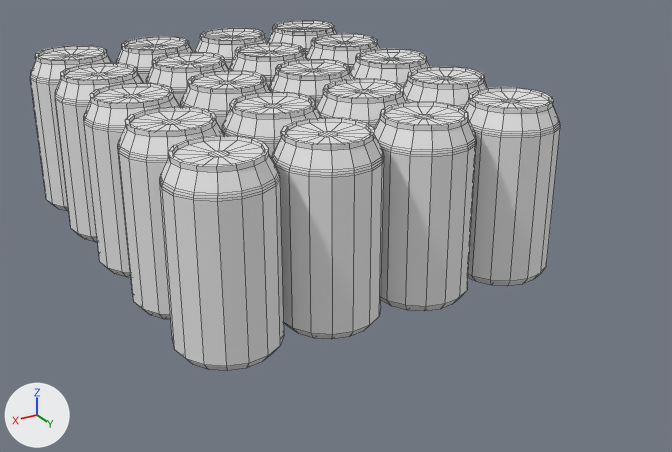
Before and after pictures for a commit that changed the FBX model Assets/Prefabs/Base/Cuarta Tanda/LataCoca 355ML.fbx.
Before and after are seen from a 50 mm camera at (0.248, 0.461, 0.237) aimed at (-0.013, 0.026, 0.02). Lighting does not change. The marker at lower left points along +X, +Y and +Z. Mesh edges are drawn as thin lines. Where no turn or scale is listed for an object, it has been applied to the vertices.

The scene before the commit, as lines of its bpy script (objects in view):
```python
me_cylinder_013 = bpy.data.meshes.new('Cylinder.013')
me_cylinder_013.from_pydata(...)  # 176 vertices, 174 faces; spans x 0.0594..0.1143, y -0.1108..-0.0559, z 0.0..0.102
me_cylinder_014 = bpy.data.meshes.new('Cylinder.014')
me_cylinder_014.from_pydata(...)  # 176 vertices, 174 faces; spans x 0.0594..0.1143, y 0.0037..0.0586, z 0.0..0.102
me_cylinder_020 = bpy.data.meshes.new('Cylinder.020')
me_cylinder_020.from_pydata(...)  # 176 vertices, 174 faces; spans x 0.002..0.0569, y -0.1108..-0.0559, z 0.0..0.102
ob_cylinder_012 = bpy.data.objects.new('Cylinder.012', me_cylinder_013)
ob_cylinder_012.location = (0.0, 0.0, 0.0)
ob_cylinder_013 = bpy.data.objects.new('Cylinder.013', me_cylinder_014)
ob_cylinder_013.location = (0.0, 0.0, 0.0)
ob_cylinder_019 = bpy.data.objects.new('Cylinder.019', me_cylinder_020)
ob_cylinder_019.location = (0.0, 0.0, 0.0)
# also in view: 'Cylinder.006' at (-0.028, 0.089, 0.051); 'Cylinder.020' at (0.029, -0.141, 0.051); 'Cylinder.018' at (0.029, 0.031, 0.051); 'Cylinder.011' at (0.087, -0.141, 0.051); 'Cylinder.008' at (-0.028, 0.031, 0.051)
```
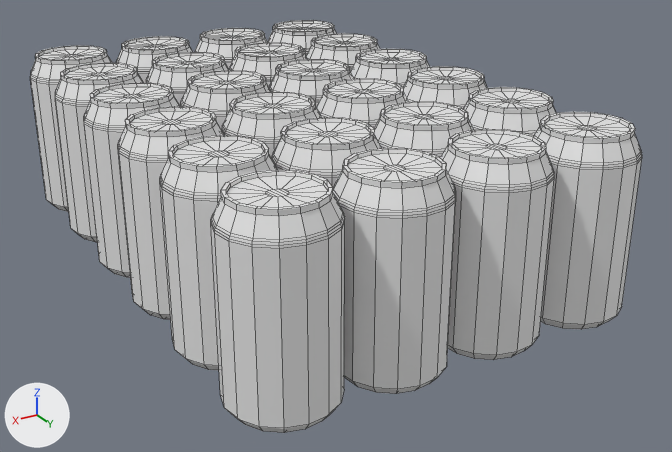
Where the change shows, as pixel boxes (x1, y1, x2, y2) in the pictures (672 x 452 px):
```json
{"object": "Cylinder.022", "change": "added", "after": [211, 170, 345, 433]}
{"object": "Cylinder.021", "change": "added", "after": [333, 148, 456, 394]}
{"object": "Cylinder.023", "change": "added", "after": [440, 129, 554, 360]}
{"object": "Cylinder.024", "change": "added", "after": [534, 112, 642, 329]}
{"object": "Cylinder.016", "change": "unchanged, covered by the edit", "before": [272, 117, 384, 339], "after": [272, 117, 381, 188]}
{"object": "Cylinder.006", "change": "unchanged, covered by the edit", "before": [374, 101, 476, 311], "after": [374, 101, 473, 157]}
{"object": "Cylinder.005", "change": "unchanged, covered by the edit", "before": [463, 87, 560, 286], "after": [463, 87, 556, 136]}
```

The change, as JSON lines over the scene's bpy script:
```json
{"op": "add", "block": "me_cylinder_006", "code": ["me_cylinder_006 = bpy.data.meshes.new('Cylinder.006')", "me_cylinder_006.from_pydata(...)  # 176 vertices, 174 faces; spans x 0.002..0.0569, y 0.1182..0.1731, z 0.0..0.102"]}
{"op": "add", "block": "me_cylinder_023", "code": ["me_cylinder_023 = bpy.data.meshes.new('Cylinder.023')", "me_cylinder_023.from_pydata(...)  # 176 vertices, 174 faces; spans x -0.0551..-0.0002, y 0.1182..0.1731, z 0.0..0.102"]}
{"op": "add", "block": "me_cylinder_022", "code": ["me_cylinder_022 = bpy.data.meshes.new('Cylinder.022')", "me_cylinder_022.from_pydata(...)  # 176 vertices, 174 faces; spans x 0.0594..0.1143, y 0.1182..0.1731, z 0.0..0.102"]}
{"op": "add", "block": "me_cylinder_024", "code": ["me_cylinder_024 = bpy.data.meshes.new('Cylinder.024')", "me_cylinder_024.from_pydata(...)  # 176 vertices, 174 faces; spans x -0.1125..-0.0576, y 0.1182..0.1731, z 0.0..0.102"]}
{"op": "add", "block": "ob_cylinder_021", "code": ["ob_cylinder_021 = bpy.data.objects.new('Cylinder.021', me_cylinder_006)", "ob_cylinder_021.location = (0.0, 0.0, 0.0)"]}
{"op": "add", "block": "ob_cylinder_023", "code": ["ob_cylinder_023 = bpy.data.objects.new('Cylinder.023', me_cylinder_023)", "ob_cylinder_023.location = (0.0, 0.0, 0.0)"]}
{"op": "add", "block": "ob_cylinder_022", "code": ["ob_cylinder_022 = bpy.data.objects.new('Cylinder.022', me_cylinder_022)", "ob_cylinder_022.location = (0.0, 0.0, 0.0)"]}
{"op": "add", "block": "ob_cylinder_024", "code": ["ob_cylinder_024 = bpy.data.objects.new('Cylinder.024', me_cylinder_024)", "ob_cylinder_024.location = (0.0, 0.0, 0.0)"]}
```
